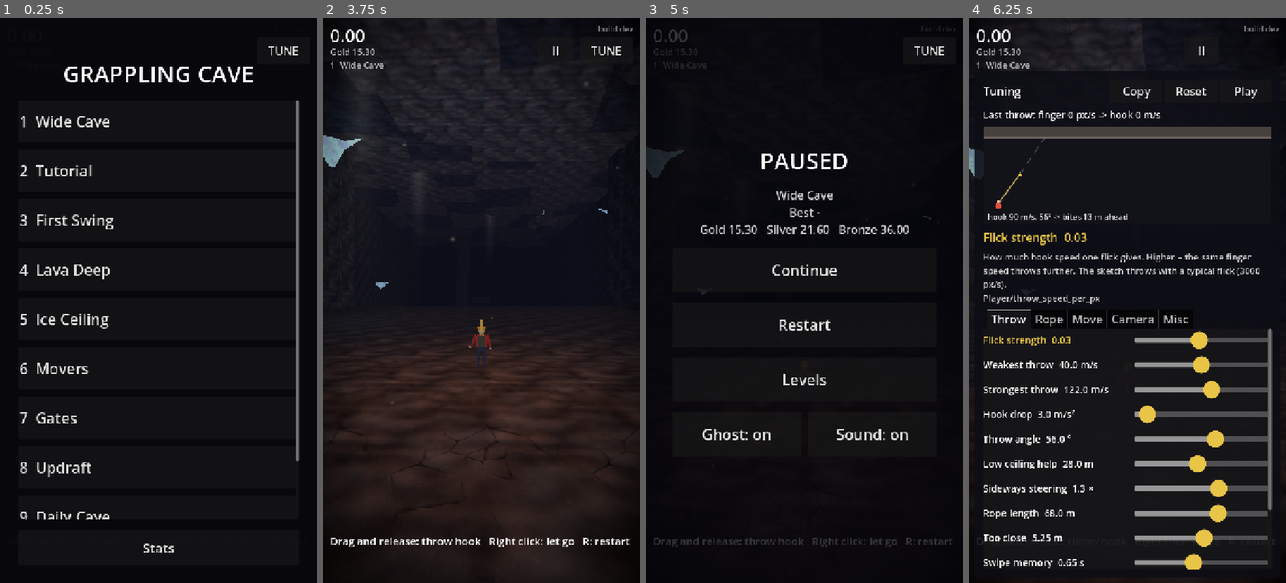
Above: before the commit, frames 1-4 (left to right).
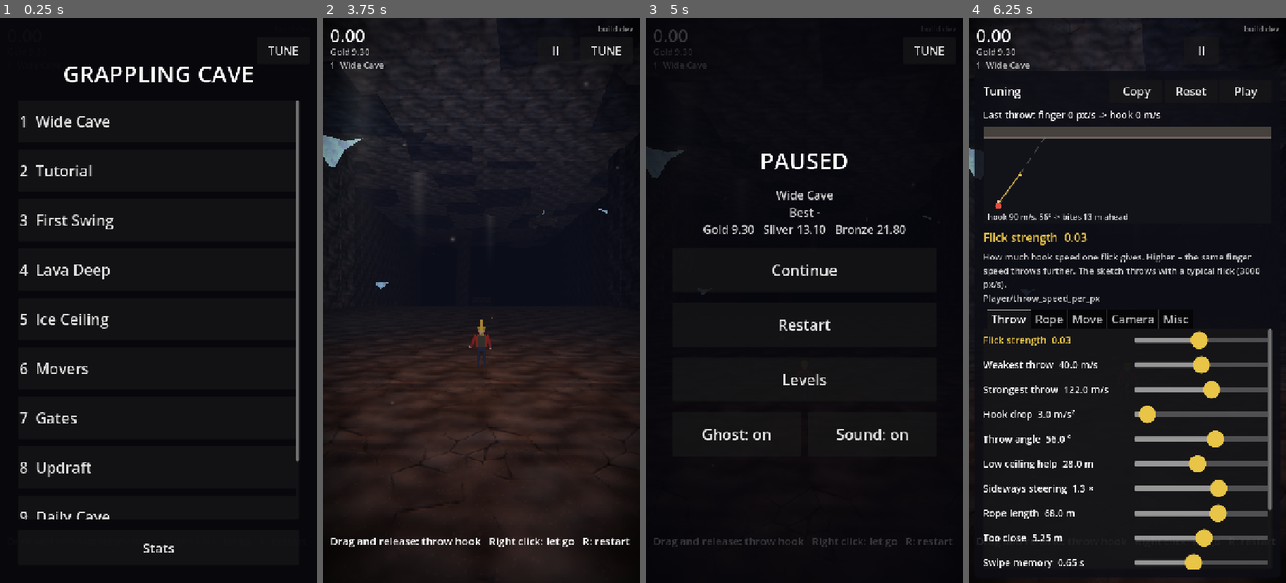
Above: after the commit, the same moments.

Repository: j4nric/Grappling-hook-app
Game: Godot game, scene res://scenes/main.tscn
The game is run twice, just before and just after one commit, with the same random seed, the same clock (stepped at 60 frames per second) and the same inputs. Sound files missing from this copy of the repository are replaced by a short silence.
Inputs:
- Up to frame 1 (0.25 s): no input
- Up to frame 2 (3.75 s): click "10 Random Cave new every time" at 0.5 s; click "10 Random Cave new every time" at 1.25 s; click "TUNE" at 2 s; click "Play" at 2.75 s; click "1 Wide Cave" at 3.5 s
- Up to frame 3 (5 s): click "II" at 4.25 s
- Up to frame 4 (6.25 s): click "Restart" at 5 s; click "TUNE" at 5.75 s

The runs differ from the first frame. In frame 2, less than 0.1% of the frame differs, in the area x 9-17%, y 5-7%; in frame 3, 0.7%, in the area x 9-83%, y 5-39%; in frame 4, less than 0.1%.

Commit message:
Seilende löst wie ein Zip, festes Tuning für Mechanik-Tests
Co-Authored-By: Claude Opus 5.5 <noreply@anthropic.com>
Claude-Session: https://claude.ai/code/session_01NprrisYecDf1UXiA34pvZx

Diff:
--- a/scenes/levels/level_00.tscn
+++ b/scenes/levels/level_00.tscn
@@ -5,9 +5,9 @@
 [node name="Level" type="Node3D"]
 script = ExtResource("1_level")
 level_name = "Tutorial"
-gold_time = 6.3
-silver_time = 9.0
-bronze_time = 14.9
+gold_time = 7.8
+silver_time = 11.0
+bronze_time = 18.3
 layout_seed = 7
 segments = [{"length": 50.0, "width": 30.0, "ceiling": 20.0, "floor": "ground", "stalactites": 0.4, "crystals": 2, "sha …(497 unchanged characters)…
 hints = [[0.0, "Swipe up and let go: the hook flies.\nA faster swipe throws further."], [-40.0, "Throw again while you  …(263 unchanged characters)…
--- a/scenes/levels/level_01.tscn
+++ b/scenes/levels/level_01.tscn
@@ -5,8 +5,8 @@
 [node name="Level" type="Node3D"]
 script = ExtResource("1_level")
 level_name = "First Swing"
-gold_time = 5.9
-silver_time = 8.3
-bronze_time = 13.9
+gold_time = 5.3
+silver_time = 7.4
+bronze_time = 12.4
 layout_seed = 101
 segments = [{"length": 45.0, "width": 30.0, "ceiling": 22.0, "floor": "ground", "stalactites": 0.25, "crystals": 2, "sh …(374 unchanged characters)…
--- a/scenes/levels/level_02.tscn
+++ b/scenes/levels/level_02.tscn
@@ -5,8 +5,8 @@
 [node name="Level" type="Node3D"]
 script = ExtResource("1_level")
 level_name = "Lava Deep"
-gold_time = 13.4
-silver_time = 18.9
-bronze_time = 31.4
+gold_time = 9.7
+silver_time = 13.7
+bronze_time = 22.9
 layout_seed = 202
 segments = [{"length": 40.0, "width": 34.0, "ceiling": 26.0, "floor": "ground", "stalactites": 0.3, "crystals": 2, "sha …(510 unchanged characters)…
--- a/scenes/levels/level_03.tscn
+++ b/scenes/levels/level_03.tscn
@@ -5,8 +5,8 @@
 [node name="Level" type="Node3D"]
 script = ExtResource("1_level")
 level_name = "Ice Ceiling"
-gold_time = 11.4
-silver_time = 16.1
-bronze_time = 26.8
+gold_time = 9.9
+silver_time = 14.0
+bronze_time = 23.3
 layout_seed = 303
 segments = [{"length": 45.0, "width": 34.0, "ceiling": 26.0, "floor": "ground", "stalactites": 0.3, "crystals": 2, "sha …(550 unchanged characters)…
--- a/scenes/levels/level_04.tscn
+++ b/scenes/levels/level_04.tscn
@@ -5,8 +5,8 @@
 [node name="Level" type="Node3D"]
 script = ExtResource("1_level")
 level_name = "Movers"
-gold_time = 5.9
-silver_time = 8.4
-bronze_time = 13.9
+gold_time = 7.2
+silver_time = 10.1
+bronze_time = 16.9
 layout_seed = 404
 segments = [{"length": 45.0, "width": 34.0, "ceiling": 26.0, "floor": "ground", "stalactites": 0.3, "crystals": 2, "sha …(700 unchanged characters)…
--- a/scenes/levels/level_05.tscn
+++ b/scenes/levels/level_05.tscn
@@ -5,8 +5,8 @@
 [node name="Level" type="Node3D"]
 script = ExtResource("1_level")
 level_name = "Gates"
-gold_time = 13.9
-silver_time = 19.6
-bronze_time = 32.7
+gold_time = 30.9
+silver_time = 43.6
+bronze_time = 72.7
 layout_seed = 505
 segments = [{"length": 45.0, "width": 34.0, "ceiling": 26.0, "floor": "ground", "stalactites": 0.3, "crystals": 2, "sha …(533 unchanged characters)…
--- a/scenes/levels/level_06.tscn
+++ b/scenes/levels/level_06.tscn
@@ -5,8 +5,8 @@
 [node name="Level" type="Node3D"]
 script = ExtResource("1_level")
 level_name = "Updraft"
-gold_time = 10.4
-silver_time = 14.7
-bronze_time = 24.5
+gold_time = 9.0
+silver_time = 12.7
+bronze_time = 21.2
 layout_seed = 606
 segments = [{"length": 40.0, "width": 34.0, "ceiling": 26.0, "floor": "ground", "stalactites": 0.3, "crystals": 2, "sha …(621 unchanged characters)…
--- a/scenes/levels/level_07.tscn
+++ b/scenes/levels/level_07.tscn
@@ -5,8 +5,8 @@
 [node name="Level" type="Node3D"]
 script = ExtResource("1_level")
 level_name = "Wide Cave"
-gold_time = 15.3
-silver_time = 21.6
-bronze_time = 36.0
+gold_time = 9.3
+silver_time = 13.1
+bronze_time = 21.8
 layout_seed = 707
 segments = [{"length": 40.0, "width": 50.0, "ceiling": 28.0, "floor": "ground", "stalactites": 0.1, "outcrops": 0.0, "c …(569 unchanged characters)…
--- a/scripts/player.gd
+++ b/scripts/player.gd
@@ -116,6 +116,10 @@
 ## ... up to this speed (m/s).
 @export var reel_max_speed := 40.0
 @export var min_rope_length := 9.25
+## Rope end: once the reel has pulled the rope in to min_rope_length, it lets
+## go like a zip launch instead of leaving the player hanging (or circling
+## the anchor). 1 = on, 0 = hang. A float so it works as a tuning slider.
+@export var rope_end_release := 1.0
 ## Extra acceleration toward the anchor; makes the pull feel heavier.
 @export var tension_boost := 31.5
 ## The rope lets go this far before the anchor and the player flies on with
@@ -161,6 +165,9 @@
 ## Reel speed the current rope starts with (m/s): at least the speed the
 ## player already moves toward the anchor, so a new rope never brakes.
 var _reel_base := 0.0
+var _rope_end_armed := false
+## The rope end counts as reached within this distance (m) of the shortest rope.
+const ROPE_END_MARGIN := 0.5
 var _was_on_floor := false
 ## Flying hook position one physics tick ago, for smooth drawing.
 var _flight_prev := Vector3.ZERO
@@ -250,6 +257,8 @@
 	if _attached and zip_release_distance > 0.0 \
 			and global_position.distance_to(anchor) <= zip_release_distance \
 			and velocity.dot(global_position.direction_to(anchor)) > 0.0:
+		_zip_launch()
+	elif _attached and _is_at_rope_end():
 		_zip_launch()
 	elif _attached and _attached_time >= contact_release_grace:
 		if release_on_contact and _touches_wall_or_ceiling():
@@ -396,6 +405,13 @@
 		velocity = velocity.limit_length(max_speed)
 
 
+## The reel has pulled the rope in all the way and the player has arrived.
+func _is_at_rope_end() -> bool:
+	return rope_end_release >= 0.5 and _rope_end_armed \
+			and rope_length <= min_rope_length + 0.01 \
+			and global_position.distance_to(anchor) <= min_rope_length + ROPE_END_MARGIN
+
+
 func _zip_launch() -> void:
 	var speed := velocity.length()
 	if speed > 0.001:
@@ -443,6 +459,9 @@
 	_reel_base = clampf(approach, reel_speed, reel_max_speed)
 	_attached = true
 	_attached_time = 0.0
+	# Only a rope that starts longer than its shortest length has an end to
+	# reach; a hook that bites close by just pulls.
+	_rope_end_armed = rope_length > min_rope_length + ROPE_END_MARGIN
 	_update_state()
 	velocity += global_position.direction_to(anchor) * pull_impulse
 	_rope_visual.pluck(rope_pluck, rope_pluck_decay)
--- a/scripts/tuning_illustration.gd
+++ b/scripts/tuning_illustration.gd
@@ -440,14 +440,20 @@
 	var release := anchor - dir * zip
 	var t := _phase(2.2)
 	if kind == "zip_min":
-		# Zip off: pulled in until the rope is at its shortest.
+		# Pulled in until the rope is at its shortest: hang there, or (rope end
+		# release on) let go and fly on.
 		var stop := anchor - dir * maxf(min_rope, 0.6)
+		var lets_go := _v("Player/rope_end_release", 1.0) >= 0.5
 		_circle(anchor, maxf(min_rope, 0.3), FAINT)
 		var p := start.lerp(stop, minf(t * 1.5, 1.0))
-		_line(p, anchor, ROPE)
+		if lets_go and t * 1.5 > 1.0:
+			p = stop + dir * 30.0 * (t - 1.0 / 1.5)
+			_arrow(p, p + dir * 6.0, ROPE)
+		else:
+			_line(p, anchor, ROPE)
 		_hook(anchor)
 		_player(p)
-		_caption("zip off: the rope stops at %.1f m" % min_rope)
+		_caption("shortest rope %.1f m: %s" % [min_rope, "lets go, flies on" if lets_go else "hangs there"])
 		return
 	_circle(anchor, zip, ROPE if kind == "zip" else FAINT)
 	var p: Vector2
--- a/scripts/tuning_info.gd
+++ b/scripts/tuning_info.gd
@@ -42,7 +42,9 @@
 	"Player/tension_boost": ["Pull weight", "m/s²", "pull",
 		"Extra constant pull toward the anchor on top of the reel. Makes the pull feel heavier and faster."],
 	"Player/min_rope_length": ["Shortest rope", "m", "zip_min",
-		"The rope never gets shorter than this. Longer than the zip distance: the pull ends hanging here unless your swing carries you past - throw again."],
+		"The rope never gets shorter than this. With the rope end release on, reaching it lets go like a zip launch."],
+	"Player/rope_end_release": ["Rope end release", "", "zip_min",
+		"1 = when the reel has pulled the rope in to its shortest length, it lets go and you fly on at full speed. 0 = you hang there."],
 	"Player/zip_release_distance": ["Zip launch distance", "m", "zip",
 		"The rope lets go this far before the anchor and you fly on at full speed. 0 = pulled all the way to the rock."],
 	"Player/zip_boost": ["Zip launch boost", "m/s", "zip_boost",
--- a/scripts/tuning_panel.gd
+++ b/scripts/tuning_panel.gd
@@ -48,6 +48,7 @@
 	["Player", "reel_max_speed", 5.0, 80.0, 1.0, "Rope"],
 	["Player", "tension_boost", 0.0, 80.0, 0.5, "Rope"],
 	["Player", "min_rope_length", 0.0, 25.0, 0.25, "Rope"],
+	["Player", "rope_end_release", 0.0, 1.0, 1.0, "Rope"],
 	["Player", "zip_release_distance", 0.0, 20.0, 0.25, "Rope"],
 	["Player", "zip_boost", 0.0, 20.0, 0.5, "Rope"],
 	["Player", "flyby_release_distance", 0.0, 30.0, 0.5, "Rope"],
--- a/tests/test_camera.gd
+++ b/tests/test_camera.gd
@@ -25,9 +25,8 @@
 	main.restart()
 	await wait_frames(5)
 	p.velocity = Vector3(15, 0, 0)
-	await wait_frames(30)
-	var lean := minf(15.0 * rig.roll_per_speed, rig.max_roll)
-	check(rig._roll > lean * 0.6, "moving right banks the view (%.1f of %.1f deg)" % [rig._roll, lean])
+	await wait_frames(10)
+	check(rig._roll > 3.0, "moving right banks the view (%.1f deg)" % rig._roll)
 	check(rig._roll <= rig.max_roll + 0.01, "roll stays within its limit")
 
 	# Backed up against the back wall (z = 10): the camera stays in front of
--- a/tests/test_case.gd
+++ b/tests/test_case.gd
@@ -20,6 +20,23 @@
 ## y=9, finish at z=-200, checkpoint and lava in tunnel 2), not the caves.
 const TUNNELS: Array[String] = ["res://tests/levels/tunnel_01.tscn", "res://tests/levels/tunnel_02.tscn"]
 
+## Fixed tuning for the mechanics tests in the tunnels: they check how a
+## mechanic works, not the current feel, so new defaults tuned on the phone
+## do not break them. Tests of the real levels play with the defaults.
+const TEST_TUNING := {
+	"Player": {"gravity": 22.0, "floor_friction": 25.0, "slide_friction": 6.0, "landing_roll": 0.3,
+		"deflect_keep": 1.0, "wall_bounce": 0.2, "wall_kick_up": 4.0, "throw_speed_per_px": 0.015,
+		"hook_min_speed": 8.0, "hook_max_speed": 90.0, "hook_gravity": 25.0, "throw_pitch": 50.0,
+		"throw_yaw_gain": 1.0, "throw_buffer_time": 0.3, "aim_preview_speed": 50.0, "min_throw_reach": 14.0,
+		"aim_assist_angle": 0.0, "aim_time_scale": 1.0, "max_rope_length": 70.0, "min_hook_distance": 3.0,
+		"pull_impulse": 6.0, "reel_speed": 8.0, "reel_acceleration": 30.0, "reel_max_speed": 30.0,
+		"min_rope_length": 0.5, "rope_end_release": 1.0, "tension_boost": 6.0, "zip_release_distance": 2.5,
+		"zip_boost": 3.0, "flyby_release_distance": 6.0, "contact_release_grace": 0.15, "rope_pluck": 0.5,
+		"flight_rope_slack": 1.03},
+	"CameraRig": {"base_fov": 65.0, "fov_per_speed": 0.4, "max_fov": 90.0, "offset": Vector3(0, 3.5, 10),
+		"anchor_look_weight": 0.3, "roll_per_speed": 1.2, "max_roll": 12.0, "shake_strength": 0.35},
+}
+
 ## Levels the game gets (tests of the real levels use Levels.LIST).
 var levels: Array[String] = TUNNELS
 ## Level the test plays (index into levels).
@@ -35,6 +52,12 @@
 	main = load("res://scenes/main.tscn").instantiate()
 	main.level_list = levels
 	main.start_level = level_index
+	if levels == TUNNELS:
+		# Before entering the tree: the tuning panel takes these as defaults.
+		for node_path: String in TEST_TUNING:
+			var node := main.get_node(node_path)
+			for property: String in TEST_TUNING[node_path]:
+				node.set(property, TEST_TUNING[node_path][property])
 	add_child(main)
 	await get_tree().process_frame
 
--- a/tests/test_pull.gd
+++ b/tests/test_pull.gd
@@ -58,3 +58,28 @@
 	await wait_until(func() -> bool: return p.hook_state == p.HookState.ATTACHED, 60)
 	await wait_until(func() -> bool: return p.hook_state == p.HookState.IDLE, 180)
 	check(_reasons.back() == "contact", "touching the wall lets go (%s)" % str(_reasons))
+
+	# Rope end: pulled in to the shortest rope, it lets go and the player
+	# flies on (instead of hanging there or circling the anchor).
+	for end_release in [1.0, 0.0]:
+		main.restart()
+		await wait_frames(10)
+		p.zip_release_distance = 0.0
+		p.flyby_release_distance = 0.0
+		p.min_rope_length = 6.0
+		p.rope_end_release = end_release
+		_reasons.clear()
+		InputRouter.throw_requested.emit(Vector2(0, -300), Vector2(0, -3000))
+		await wait_until(func() -> bool: return p.hook_state == p.HookState.ATTACHED, 60)
+		var end_anchor: Vector3 = p.anchor
+		var let_go := await wait_until(func() -> bool: return p.hook_state == p.HookState.IDLE, 180)
+		if end_release > 0.5:
+			check(let_go and _reasons.back() == "zip", "the rope end lets go like a zip (%s)" % str(_reasons))
+			check(p.global_position.distance_to(end_anchor) <= 6.0 + 2.0, "it lets go at the shortest rope")
+		else:
+			# It may still touch the rock and let go, but never zips off.
+			check(not _reasons.has("zip"), "rope end release off: no zip at the rope end (%s)" % str(_reasons))
+	p.rope_end_release = 1.0
+	p.min_rope_length = 0.5
+	p.zip_release_distance = 2.5
+	p.flyby_release_distance = 6.0
Not shown, changed: CLAUDE.md
Not shown, changed: docs/next-steps.md
Not shown, changed: docs/roadmap.md
